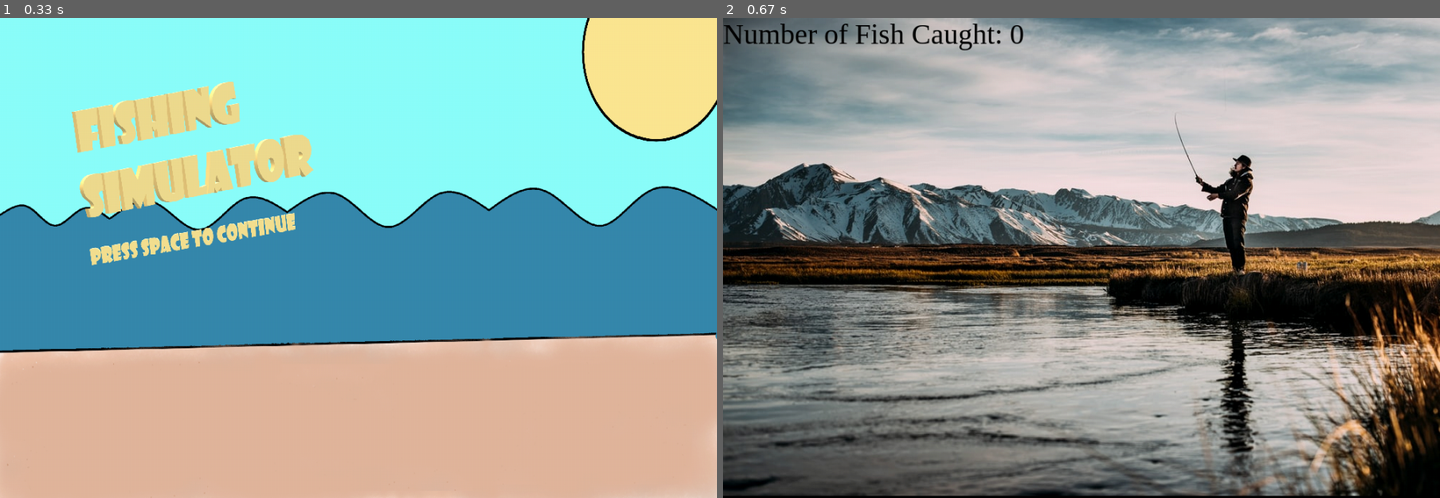
Above: before the commit, frames 1-2 (left to right).
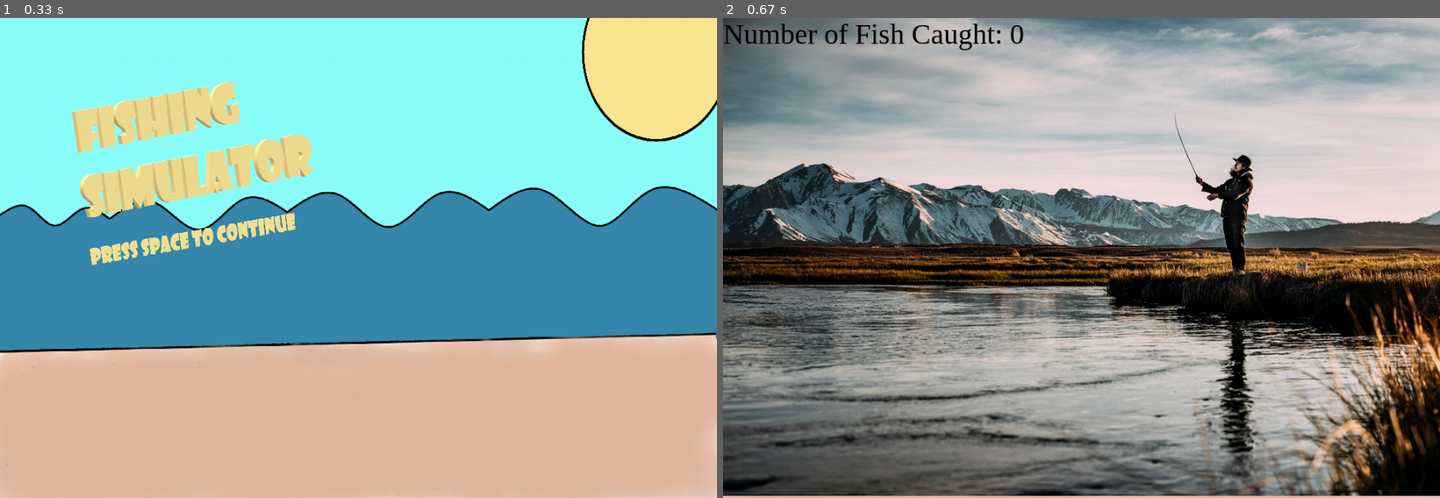
Above: after the commit, the same moments.

Repository: UCHMS19-20/final-project-fissssh-dylan-m
Game: pygame game, started from src/game-code.py
Same seed, same stepped clock (60 frames per second), same inputs: the game is played once before the commit and once after it.
Inputs:
- Up to frame 1 (0.33 s): no input
- Up to frame 2 (0.67 s): tap Space at 0.33 s

Frame 1 is identical in both runs. In frame 2, 0.5% of the frame differs, in the area x 0-100%, y 99-100%.

Commit message:
Final Final Version :)

Diff:
--- a/src/game-code.py
+++ b/src/game-code.py
@@ -5,6 +5,7 @@
 
 
 pygame.mixer.pre_init(44100,16,2,4096)
+
 # activate the pygame library .
 # initiate pygame and give permission
 # to use pygame's functionality.
@@ -14,8 +15,7 @@
 # for white colour
 black = (0, 0, 0)
 white = (255, 255, 255)
-green = (0, 255, 0)
-red = (255, 0, 0)
+
 
 # assigning values to X and Y variable
 X = 1000
@@ -43,14 +43,16 @@
 Fish1_Small = pygame.transform.scale(fish1, (150, 100))
 Fish2_Small = pygame.transform.scale(fish2, (100, 100))
 
+#setting font size
 smallfont = pygame.font.SysFont("times new roman", 40)
 
+# music loads, volume, and infinitely plays
 pygame.mixer.music.load('src\Music.mp3')
 pygame.mixer.music.set_volume(.5)
 pygame.mixer.music.play(-1)
 
 done = False
-intro_page = 1
+
 
 #class for the different types of fish
 class Fish:
@@ -64,14 +66,32 @@
 blue = Fish(x, 10)
 red = Fish(y, 20)
 
+#variables for the main game loop
+enemies = []
+catches = 0
+bro = 0
+fish1_event = pygame.USEREVENT + 1
+a = 1
 
+#fish spawn timer
+pygame.time.set_timer(fish1_event, blue.t)
+
+#score board function
 def score(score):
     text = smallfont.render("Number of Fish Caught: "+ str(score), True, black)
     display_surface.blit(text, [0,0])
 
 
+#intro page loop
+while not done:
+    # completely fill the surface object
+    # with white colour
+    display_surface.fill(white)
 
-while not done:
+    # copying the image surface object
+    # to the display surface object at (0, 0) coordinate.
+    display_surface.blit(image, (0, 0))
+    pygame.display.update()
     for event in pygame.event.get(): # User did something
         if event.type == pygame.QUIT: # If user clicked close
             pygame.quit()
@@ -81,32 +101,13 @@
         if pressed[pygame.K_SPACE]:# If user clicked space
             done = True
             #leave the intro page and go to the main game loop
-    if intro_page == 1:
-         # completely fill the surface object
-         # with white colour
-         display_surface.fill(white)
-
-         # copying the image surface object
-         # to the display surface object at (0, 0) coordinate.
-         display_surface.blit(image, (0, 0))
-         pygame.display.update()
-
-#just variables y'know
-enemies = []
-catches = 0
-bro = 0
-fish1_event = pygame.USEREVENT + 1
-a = 1
-
-#fish spawn timer
-pygame.time.set_timer(fish1_event, blue.t)
-
 
 # infinite loop
 while True :
     # iterate over the list of Event objects
     # that was returned by pygame.event.get() method.
-    display_surface = pygame.display.set_mode((1000, 670 ))
+
+    #sets background, updates score
     display_surface.blit(image2, (0, 0))
     score(catches)
     for event in pygame.event.get():
@@ -120,19 +121,21 @@
                 bruh = Fish1_Small.get_rect(topleft=(random.randrange(600), 400))
                 cool = Fish1_Small
                 a = 1
-                # 15 for challenging
+                # a = 15 for challenging
             else:
                 bruh = Fish2_Small.get_rect(topleft=(random.randrange(600), 400))
                 cool = Fish2_Small
                 a = 10
-                #30 for challenge
+                # a = 30 for challenge
             #add fish to enemies list
             enemies.append(bruh)
             # print(enemies)
+
         # measures amount of space key presses while fish is spawned
         if pressed[pygame.K_SPACE] and len(enemies) == 1:
             bro = bro + 1
-        # once space bar pressed enough times, the fish is removed, it congragulates you, and resets it
+
+        # once space bar pressed enough times, the fish is removed, it congragulates you, adds 1 to score, and resets space presses
         if  bro == a:
             enemies.remove(bruh)
             display_surface.blit(nice, (358, 170))
@@ -153,9 +156,8 @@
 
         #just updating the visuals and time
         pygame.display.flip()
+        pygame.display.update()
 
-        pygame.display.update()
-        clock.tick(1000)
 
 
         # if event object type is QUIT
